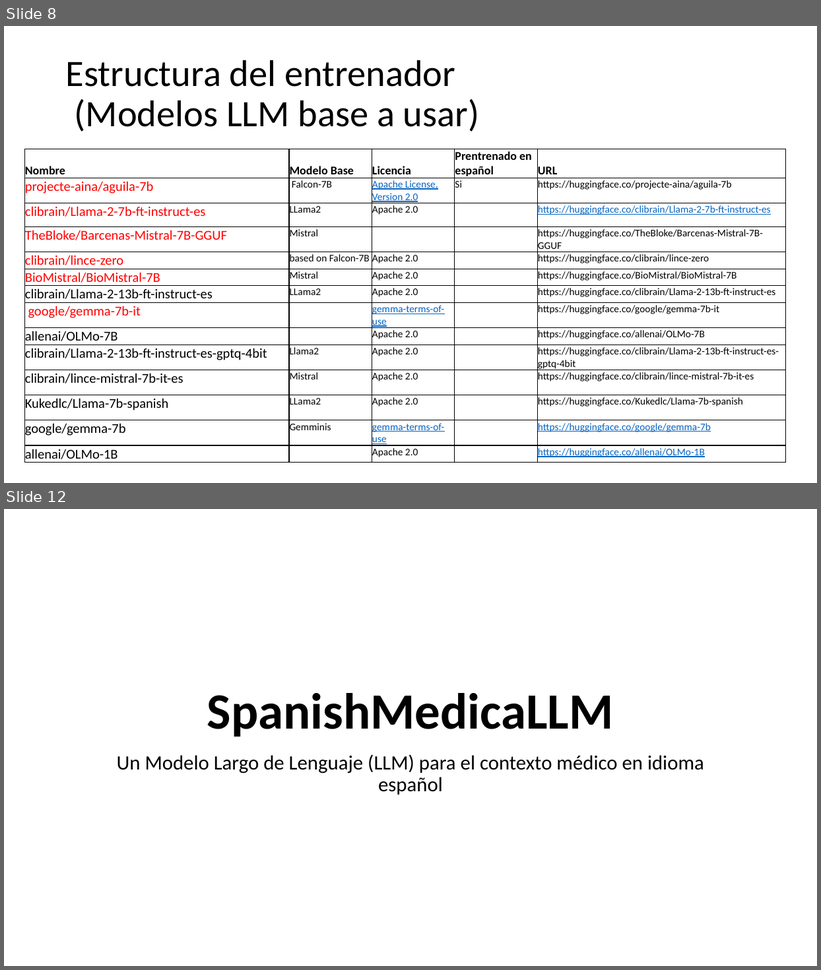
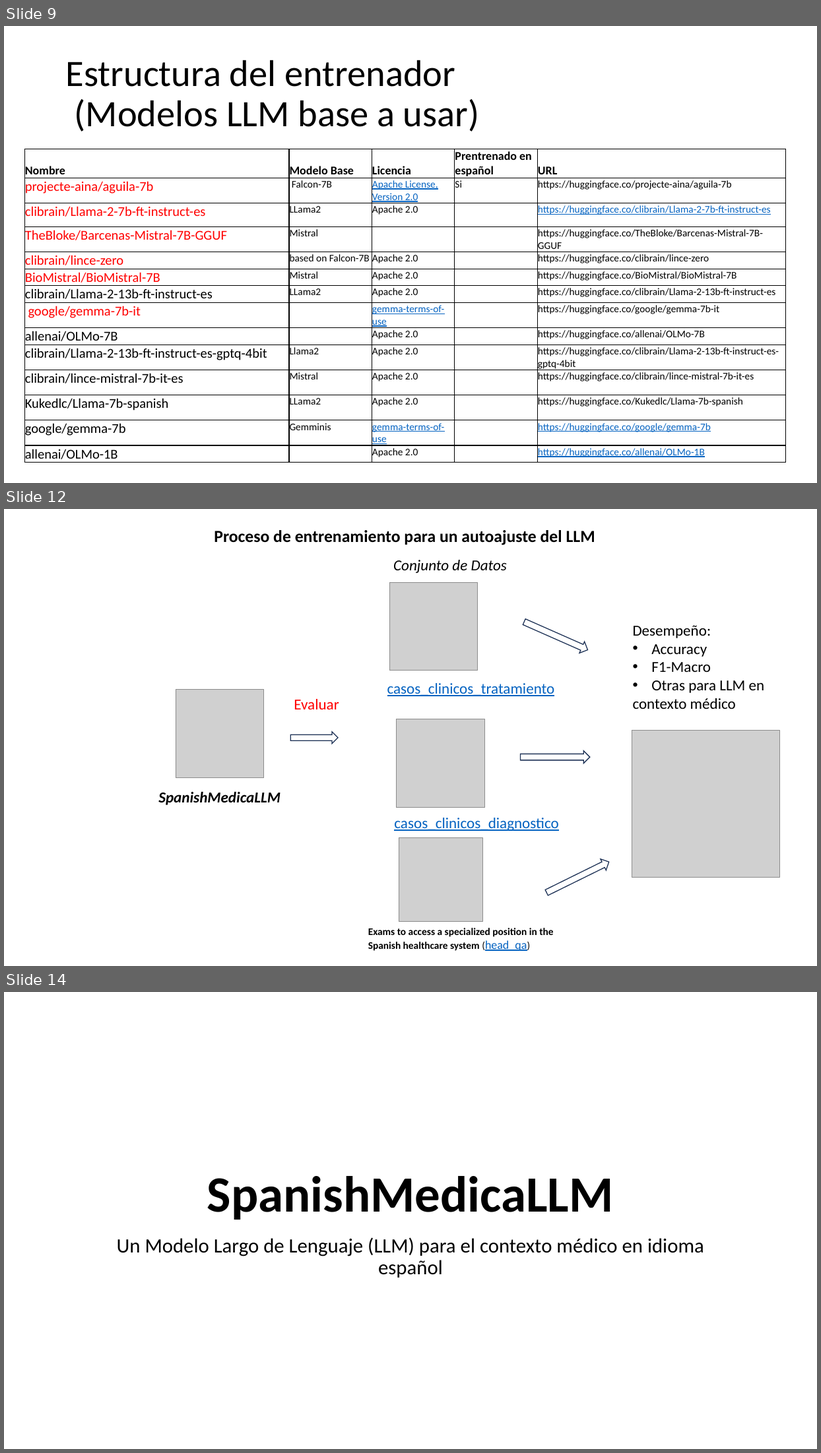
Before and after one commit to epfLLM/meditron, a slide deck: documentation/SpanishMedicaLLM.pptx. Shown one above the other, each under a label of ours: slides 8 and 12 before the commit, slides 9, 12 and 14 after it; the slides between them are not shown. The pictures are 821x970 and 821x1453 pixels, drawn with LibreOffice and Linux fonts; fonts in the diff are those of the drawing; grey boxes stand for pictures. Boxes give left, top, right and bottom in pixels: in the first picture for what was removed or moved away, otherwise in the second. Text is boxed around its words. In the diff, an @@ line names an element or a change of style, - is before the commit and + after.

Commit message:
Add creation process on dataset spanis_medica_llm from hugginface datasets catemist and cares

```diff
--- a/documentation/SpanishMedicaLLM.pptx
+++ b/documentation/SpanishMedicaLLM.pptx
@@ slide 12 added at box(4, 509, 817, 966), background #FFFFFF @@
@@ text added at box(214, 530, 595, 545), 20 pt, text #000000, bold @@
+Proceso de entrenamiento para un autoajuste del LLM
@@ text added at box(393, 560, 507, 573), 18 pt, text #000000, italic @@
+Conjunto de Datos
@@ picture added at box(389, 582, 478, 671) @@
@@ right arrow added at box(521, 616, 591, 656), outline #1E3256 1 pt @@
@@ text added at box(633, 625, 765, 709), 18 pt, text #000000 @@
+Desempeño:
+• Accuracy
+• F1-Macro
+• Otras para LLM en
+contexto médico
@@ text added at box(387, 683, 555, 696), 18 pt, text #0563C1, underline @@
+casos_clinicos_tratamiento
@@ picture added at box(176, 690, 264, 778) @@
@@ text added at box(294, 699, 339, 710), 18 pt, text #FF0000 @@
+Evaluar
@@ picture added at box(397, 720, 485, 808) @@
@@ right arrow added at box(290, 732, 338, 744), outline #1E3256 1 pt @@
@@ picture added at box(632, 730, 780, 878) @@
@@ right arrow added at box(521, 751, 590, 764), outline #1E3256 1 pt @@
@@ text added at box(158, 791, 281, 805), 18 pt, text #000000, bold, italic @@
+SpanishMedicaLLM
@@ text added at box(394, 818, 558, 831), 18 pt, text #0563C1, underline @@
+casos_clinicos_diagnostico
@@ picture added at box(399, 838, 483, 921) @@
@@ right arrow added at box(544, 857, 612, 899), outline #1E3256 1 pt @@
@@ text added at box(368, 928, 553, 951), 12 pt, text #000000, bold @@
+Exams to access a specialized position in the Spanish healthcare system (head_qa)
@@ what was slide 8 is now slide 9 @@
@@ what was slide 12 is now slide 14 @@
```
Also in this commit, not shown: 4 slides changed, 3 other slides added, 2 slides removed, 17 other files.
